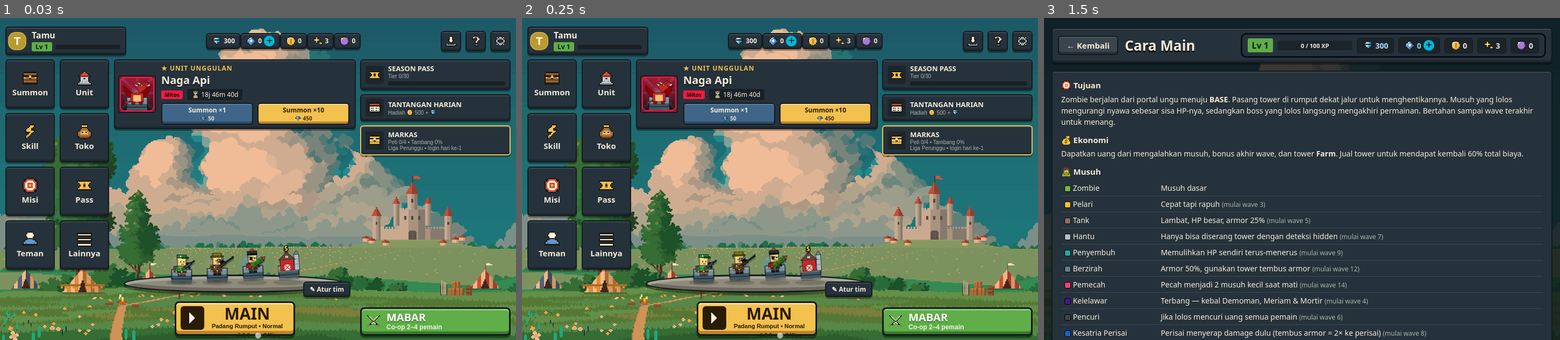
Above: before the commit, frames 1-3 (left to right).
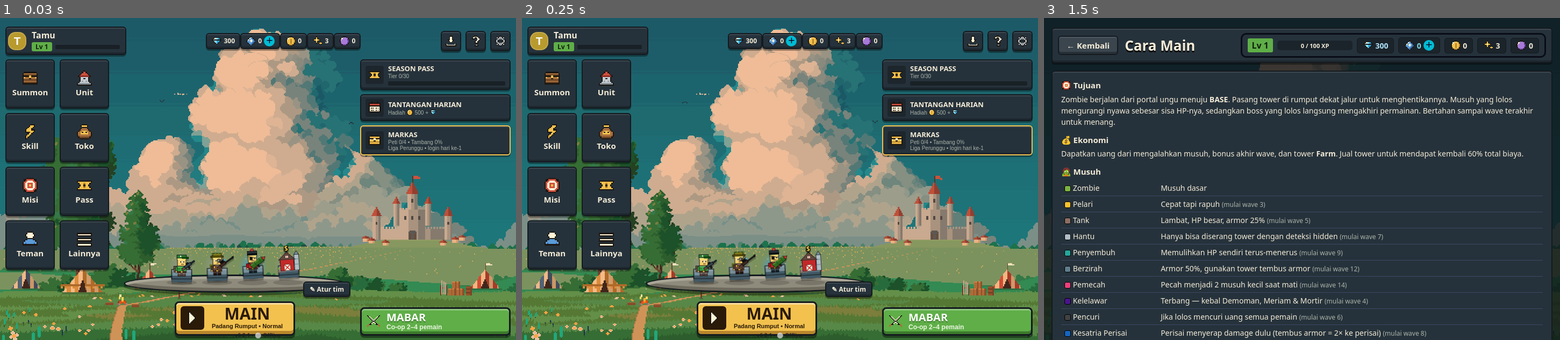
Above: after the commit, the same moments.

Repository: KingRafer/block-tower-defense
Game: browser game, page index.html
Same seed, same stepped clock (60 frames per second), same inputs: the game is played once before the commit and once after it.
Inputs:
- Up to frame 1 (0.03 s): no input
- Up to frame 2 (0.25 s): no input
- Up to frame 3 (1.5 s): click "Cara main" at 0.27 s; click "Cepat tapi rapuh (mulai wave …" at 0.52 s; click "Lambat, HP besar, armor 25% (…" at 0.77 s; tap Space at 1.1 s

The runs differ from the first frame. In frame 1, 10% of the frame differs, in the area x 22-69%, y 12-100%; in frame 2, 10%; in frame 3, nothing differs.

Commit message:
v6.2.1: hapus banner unit unggulan dari lobby
Co-Authored-By: Claude Opus 5.5 <noreply@anthropic.com>
Claude-Session: https://claude.ai/code/session_011SwYeUXkeTjftugp22FLhb

Diff:
--- a/js/config.js
+++ b/js/config.js
@@ -4,7 +4,7 @@
  * ========================================================= */
 'use strict';
 
-const VERSION = '6.2.0';
+const VERSION = '6.2.1';
 const { RARITY, RARITY_ORDER, UNIT_RARITY, UNIT_TYPES, STARTER_UNITS, UNIT_MAX_LV, unitXpFor, unitLevel, MASTERY_BONUS,
   TRAITS, EVO_REQ, MATERIALS, SKINS, SKILL_SHOP, TOPUP, GACHA, LUCKY, CURRENCY, ACH_REWARDS, ACH_DIAMONDS } = SHARED;
 const T = 48, COLS = 20, ROWS = 12, W = COLS * T, H = ROWS * T;
--- a/js/menu.js
+++ b/js/menu.js
@@ -332,7 +332,6 @@
       const sky = hour >= 5 && hour < 8 ? 'dawn' : hour < 16 ? 'day' : hour < 19 ? 'dusk' : 'night';
       const tile = (act, ic, label, cls, badge = '') => `<button class="ltile ${cls}" data-act="${act}"><span class="lt-ic">${pxi(ic)}</span><b>${label}</b>${badge}</button>`;
       // unggulan
-      const feat = SHARED.featuredUnit(now), fr = RARITY[UNIT_RARITY[feat]], pityLeft = Math.max(1, GACHA.pity - ((v.pity || {}).feat || 0));
       // showcase loadout
       const lo4 = (PROFILE.loadout || []).map(id => unitById(id)).filter(Boolean).slice(0, 6);
       const show = lo4.map((x, i) => {
@@ -369,13 +368,6 @@
             ${tile('go:friends', 'friend', 'Teman', 'c-blue', `<span class="badge-dot" data-badge="friends">${Online.requests || ''}</span>`)}${tile('go:more', 'menu', 'Lainnya', 'c-gray')}
           </nav>
           <section class="lh-center">
-            <div class="feat-ban" style="--rc:${fr.color}">
-              <div class="fb-art"><canvas width="110" height="110" data-icon="${feat}" data-skin="default" data-evo="0"></canvas></div>
-              <div class="fb-info"><small class="fb-tag">★ UNIT UNGGULAN</small><b>${TOWERS[feat].name}</b>
-                <div>${this.rarityTag(feat)} <span class="fb-cd">⏳ <span data-cd="${nextDay}"></span></span></div>
-                <div class="fb-btns"><button class="fbb" data-act="hpull:1">Summon ×1<small>💎 ${GACHA.cost1}</small></button><button class="fbb x10" data-act="hpull:10">Summon ×10<small>💎 ${GACHA.cost10}</small></button></div>
-                <small class="fb-pity">Legendaris+ dijamin dalam ${pityLeft} tarikan</small></div>
-            </div>
             <div class="showcase">${show}<div class="sc-plat"></div><button class="sc-edit" data-act="go:units">✎ Atur tim</button></div>
           </section>
           <aside class="lh-right">
--- a/sw.js
+++ b/sw.js
@@ -1,5 +1,5 @@
 /* Service worker: jaringan dulu, cadangan cache (bisa main solo saat offline) */
-const CACHE = 'btd-v6.2.0';
+const CACHE = 'btd-v6.2.1';
 const CORE = ['./', 'index.html', 'css/style.css', 'manifest.webmanifest', 'icons/icon-192.png', 'assets/lobby-bg.png',
   ...['shared', 'config', 'storage', 'audio', 'game', 'render', 'chars', 'skills', 'scene', 'ui', 'menu', 'dev', 'pwa', 'online', 'main'].map(f => `js/${f}.js`)];
 self.addEventListener('install', e => { e.waitUntil(caches.open(CACHE).then(c => c.addAll(CORE)).catch(() => {})); self.skipWaiting(); });
Not shown, changed: package.json
Not shown, changed: CHANGELOG.md
